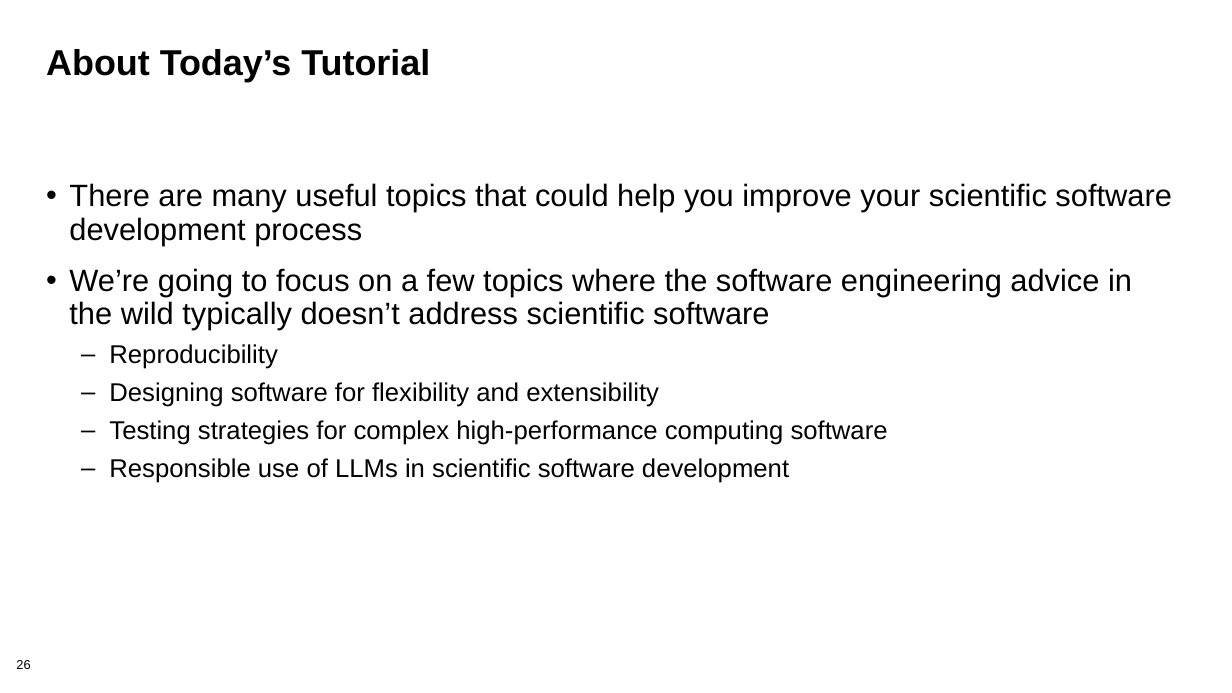
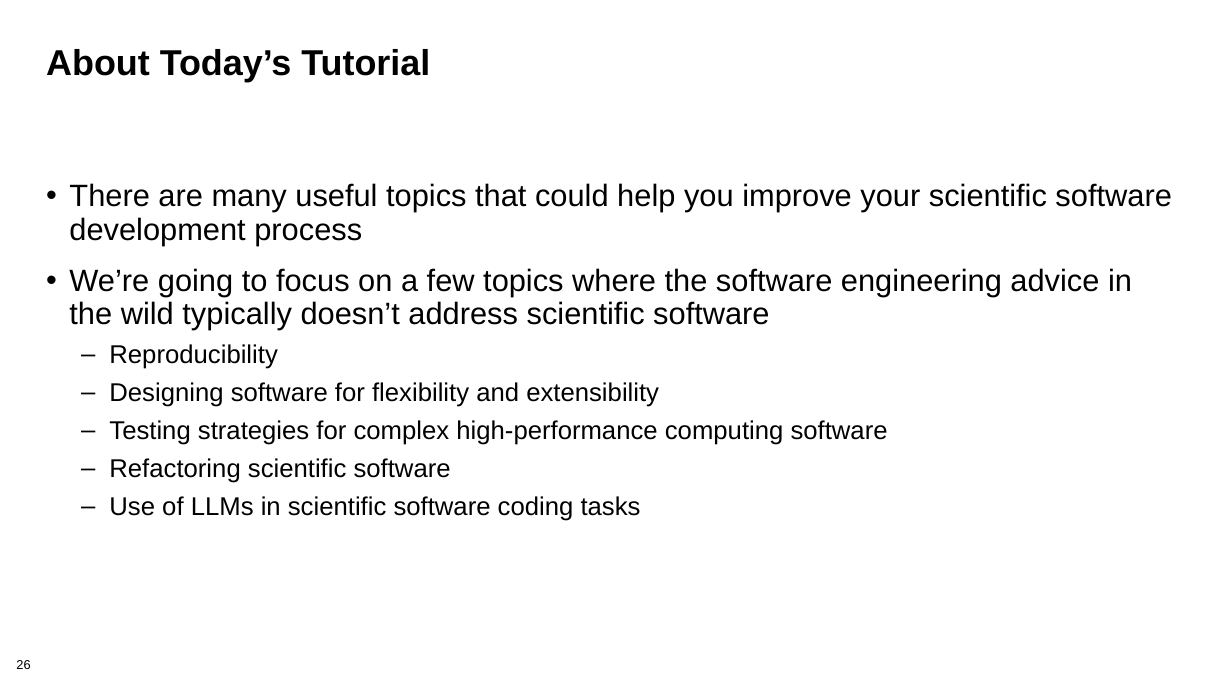
Before and after one commit to bssw-tutorial/presentations, a slide deck: slide 26 of overview.pptx. Drawn at 1232x693 pixels with LibreOffice and Linux fonts; fonts in the diff are those of the drawing. Boxes give left, top, right and bottom in pixels: in the first picture for what was removed or moved away, otherwise in the second. Text is boxed around its words. In the diff, an @@ line names an element or a change of style, - is before the commit and + after.

```diff
--- a/overview.pptx
+++ b/overview.pptx
@@ text at box(109, 458, 641, 521): text changed @@
-  – Responsible use of LLMs in scientific software development
+  – Refactoring scientific software
+  – Use of LLMs in scientific software coding tasks
```
Also in this commit, not shown: 1 other slide changed, 3 other files.
